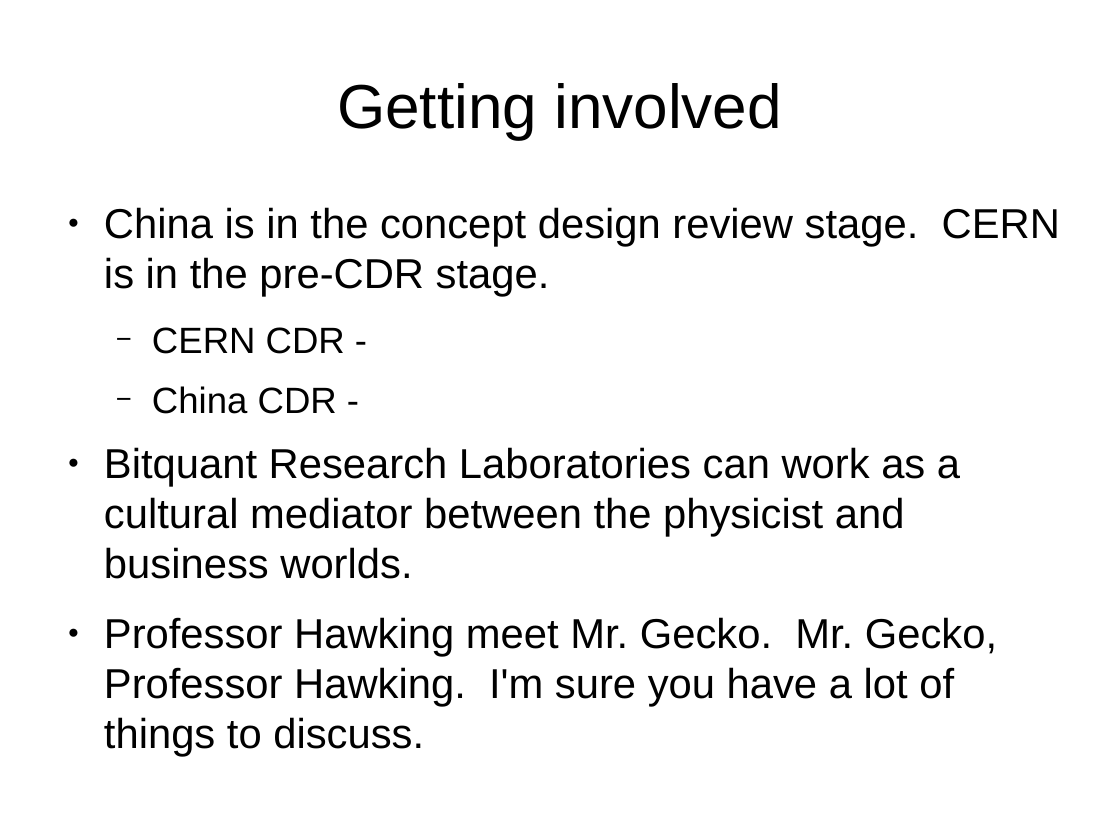
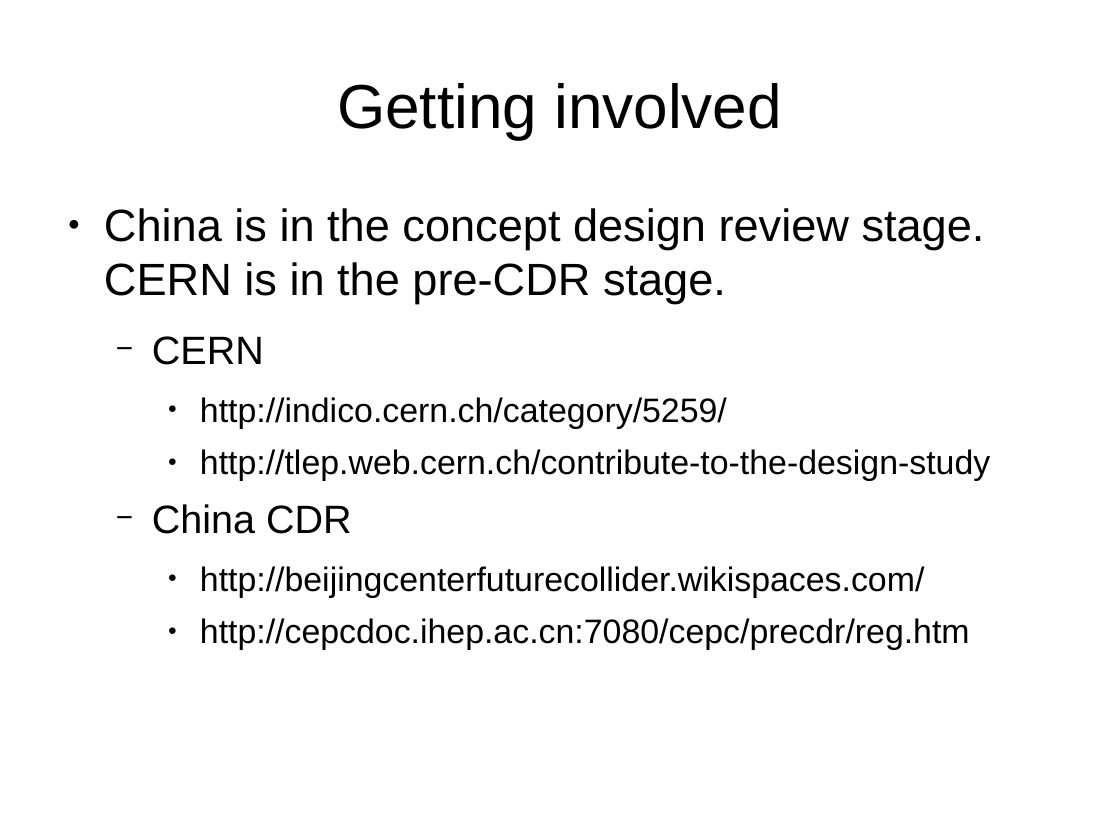
Before and after one commit to joequant/bitquant, a slide deck: slide 22 of pitchdecks/collider.odp (slide 18 before the commit). Drawn at 1120x840 pixels with LibreOffice and Linux fonts; fonts in the diff are those of the drawing. Boxes give left, top, right and bottom in pixels: in the first picture for what was removed or moved away, otherwise in the second. Text is boxed around its words. In the diff, an @@ line names an element or a change of style, - is before the commit and + after.

```diff
--- a/pitchdecks/collider.odp
+++ b/pitchdecks/collider.odp
@@ text at (x1=104, y1=208, x2=985, y2=304): size 29.6 to 32 pt in "China is in the concept design review ..." @@
@@ text at (x1=152, y1=336, x2=990, y2=650): text changed; size 29.6 to 24 pt @@
-  − CERN CDR -
-  − China CDR -
-● Bitquant Research Laboratories can work as a cultural mediator between the physicist and business worlds.
-● Professor Hawking meet Mr. Gecko. Mr. Gecko, Professor Hawking. I'm sure you have a lot of things to discuss.
+  − CERN
+    ● http://indico.cern.ch/category/5259/
+    ● http://tlep.web.cern.ch/contribute-to-the-design-study
+  − China CDR
+    ● http://beijingcenterfuturecollider.wikispaces.com/
+    ● http://cepcdoc.ihep.ac.cn:7080/cepc/precdr/reg.htm
```
Also in this commit, not shown: 6 other slides changed, 6 slides added, 1 slide removed, 1 other file.
